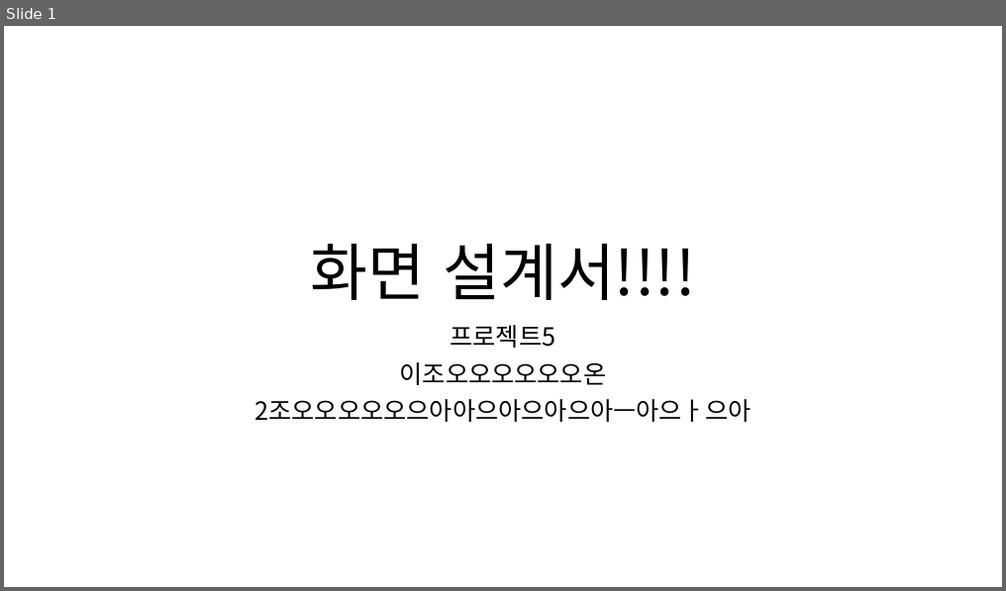
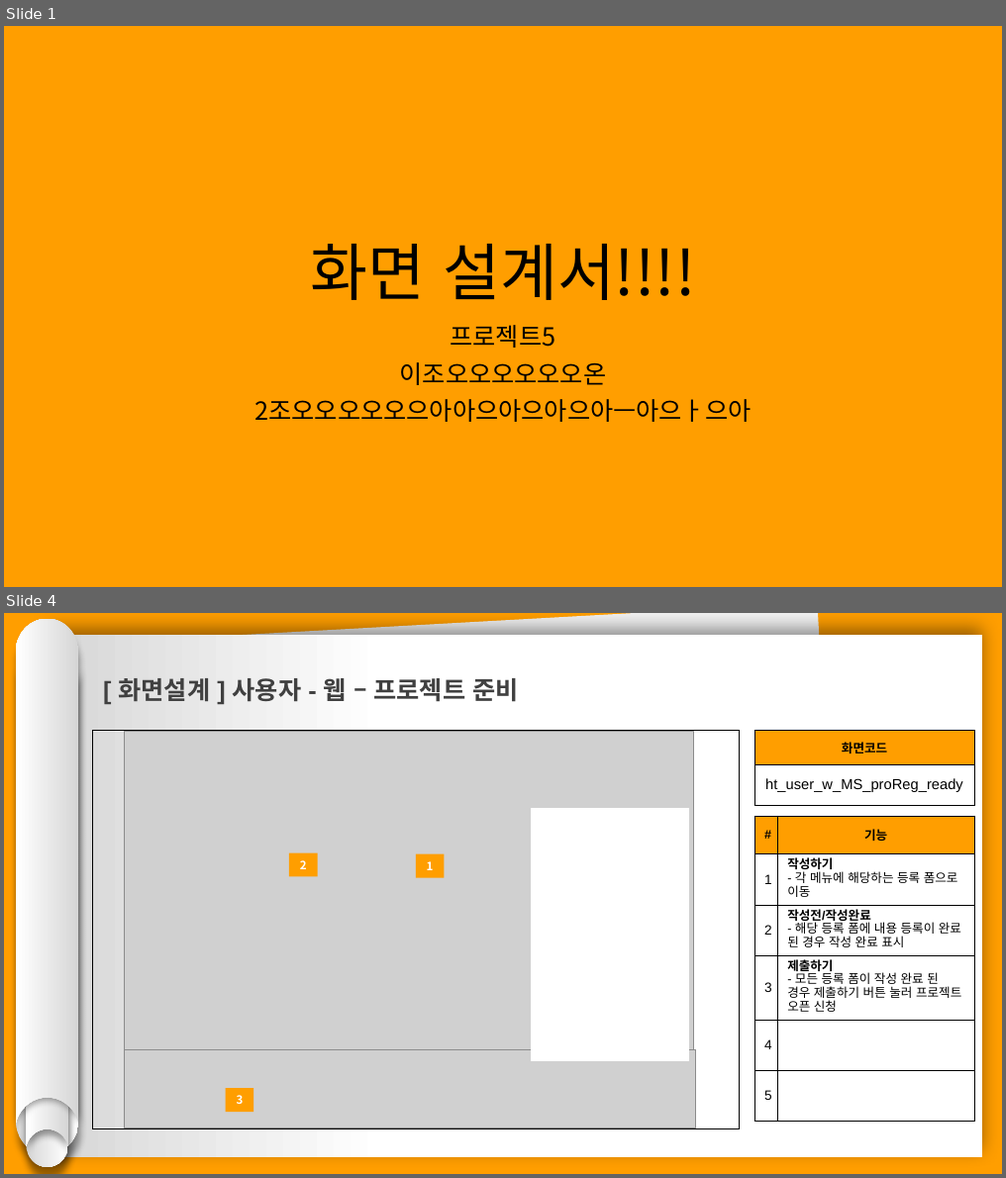
Before and after one commit to hhsw07/ezen-academy-projects, a slide deck: 0 발표용 파워포인트/0508 1차발표/0508 project06 - 파워포인트 - 현태.pptx. Shown one above the other, each under a label of ours: slide 1 before the commit, slides 1 and 4 after it; the slides between them are not shown. The pictures are 1006x591 and 1006x1178 pixels, drawn with LibreOffice and Linux fonts; fonts in the diff are those of the drawing; grey boxes stand for pictures. Boxes give left, top, right and bottom in pixels: in the first picture for what was removed or moved away, otherwise in the second. Text is boxed around its words. In the diff, an @@ line names an element or a change of style, - is before the commit and + after.

```diff
--- a/0 발표용 파워포인트/0508 1차발표/0508 project06 - 파워포인트 - 현태.pptx
+++ b/0 발표용 파워포인트/0508 1차발표/0508 project06 - 파워포인트 - 현태.pptx
@@ slide 4 added at box(4, 613, 1002, 1174), background #FF9E00 @@
@@ group added at box(16, 619, 79, 1167): 4 freeform shapes @@
@@ rectangle added at box(48, 635, 983, 1158), fill gradient #FFFFFF to #D7D7D7 @@
@@ rectangle added at box(58, 613, 846, 1154), fill #F2F2F2 @@
@@ text added at box(119, 678, 518, 702), 24 pt, text #404040, bold @@
+[ 화면설계 ] 사용자 - 웹 – 프로젝트 준비
@@ rectangle added at box(92, 731, 739, 1130), outline #000000 0.75 pt @@
@@ picture added at box(124, 731, 693, 1050) @@
@@ table added at box(754, 731, 975, 805), 2 rows, 1 columns @@
+화면코드
+ht_user_w_MS_proReg_ready
@@ rectangle added at box(531, 808, 688, 1060), fill #FFFFFF, outline #FFFFFF 1 pt @@
@@ table added at box(754, 816, 975, 1121), 6 rows, 2 columns @@
+# | 기능
+1 | 작성하기 / - 각 메뉴에 해당하는 등록 폼으로 이동
+2 | 작성전/작성완료 / - 해당 등록 폼에 내용 등록이 완료 된 경우 작성 완료 표시
+3 | 제출하기 / - 모든 등록 폼이 작성 완료 된 경우 제출하기 버튼 눌러 프로젝트 오픈 신청
+4 | 
+5 | 
@@ rectangle added at box(289, 854, 318, 877), fill #FF9E00, 11 pt, text #FFFFFF, bold @@
+2
@@ rectangle added at box(416, 854, 445, 878), fill #FF9E00, 11 pt, text #FFFFFF, bold @@
+1
@@ picture added at box(124, 1050, 696, 1128) @@
@@ rectangle added at box(226, 1088, 254, 1112), fill #FF9E00, 11 pt, text #FFFFFF, bold @@
+3
@@ slide 1 changed as well @@
@@ background #FFFFFF to #FF9E00 @@
```
Also in this commit, not shown: 11 other slides added.
